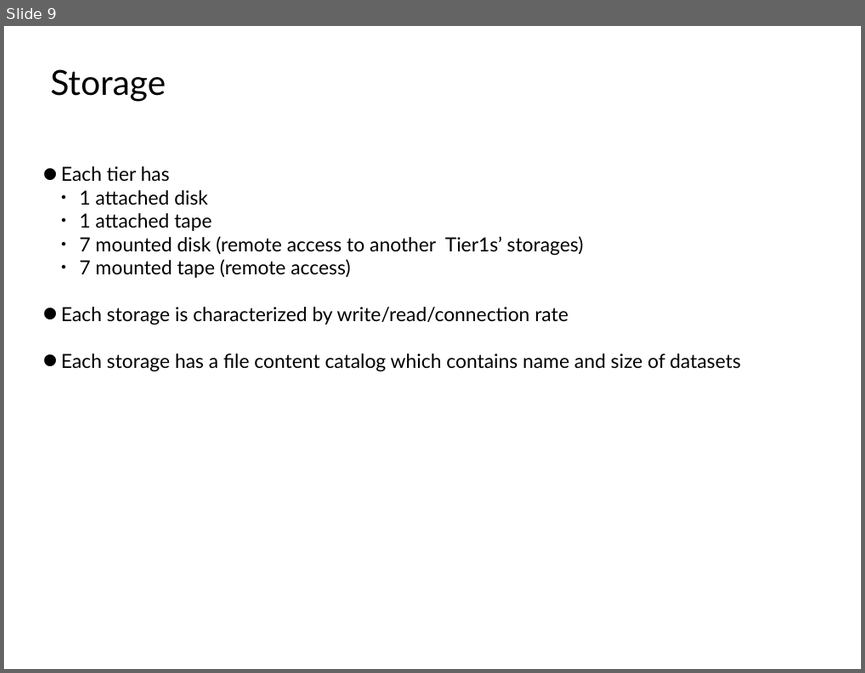
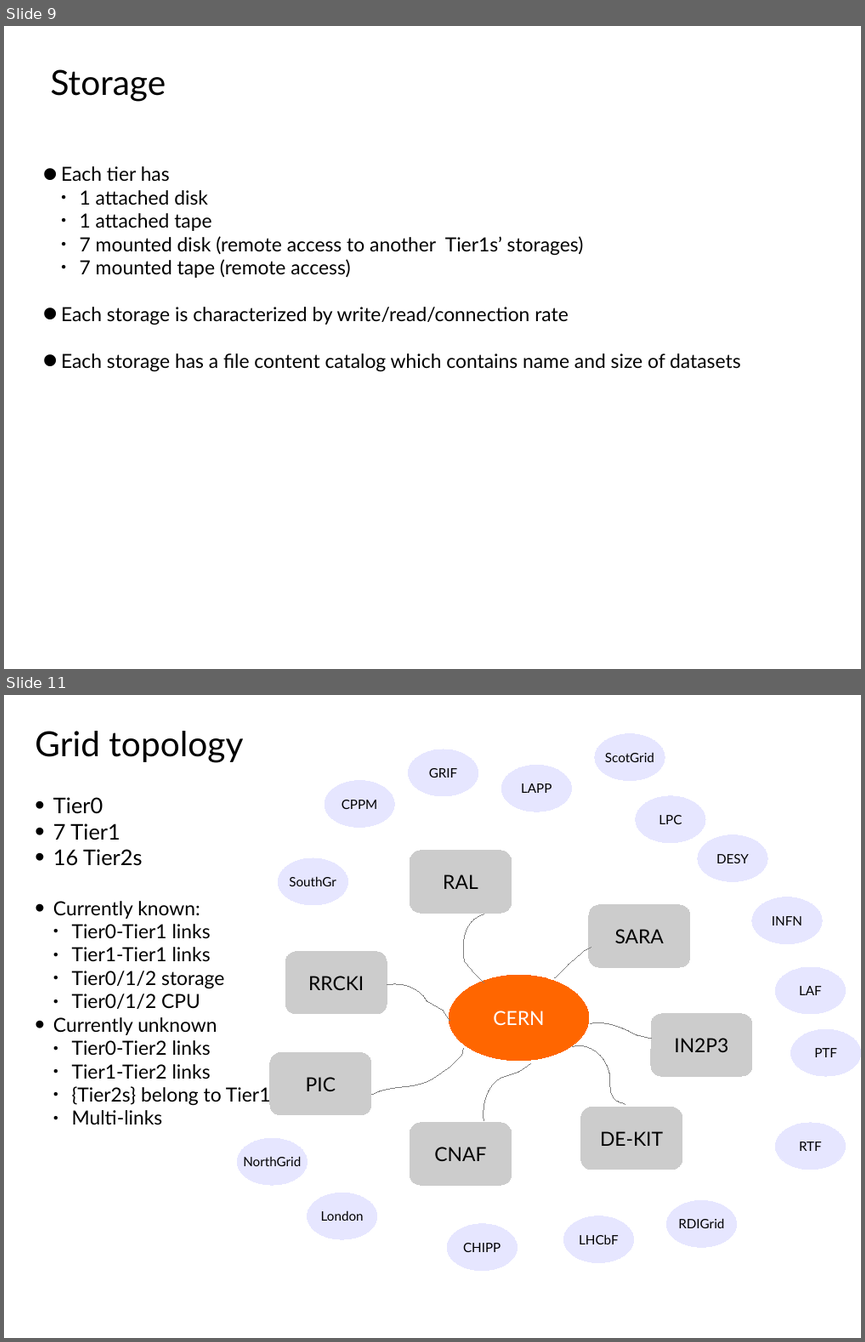
Before and after one commit to skygrid/grid_simulation, a slide deck: Results/work.odp. Shown one above the other, each under a label of ours: slide 9 before the commit, slides 9 and 11 after it; the slides between them are not shown. The pictures are 865x673 and 865x1342 pixels, drawn with LibreOffice and Linux fonts; fonts in the diff are those of the drawing. Boxes give left, top, right and bottom in pixels: in the first picture for what was removed or moved away, otherwise in the second. Text is boxed around its words. In the diff, an @@ line names an element or a change of style, - is before the commit and + after.

```diff
--- a/Results/work.odp
+++ b/Results/work.odp
@@ slide 11 added at <box>4,695,861,1338</box>, background #FFFFFF @@
@@ text added at <box>35,731,243,763</box>, 32 pt, text #000000 @@
+Grid topology
@@ ellipse added at <box>595,734,664,781</box>, fill #E6E6FF, outline #E6E6FF 0 pt, 12 pt, text #000000 @@
+ScotGrid
@@ ellipse added at <box>409,749,478,796</box>, fill #E6E6FF, outline #E6E6FF 0 pt, 12 pt, text #000000 @@
+GRIF
@@ ellipse added at <box>501,765,572,811</box>, fill #E6E6FF, outline #E6E6FF 0 pt, 12 pt, text #000000 @@
+LAPP
@@ ellipse added at <box>324,781,394,827</box>, fill #E6E6FF, outline #E6E6FF 0 pt, 12 pt, text #000000 @@
+CPPM
@@ ellipse added at <box>636,796,705,843</box>, fill #E6E6FF, outline #E6E6FF 0 pt, 12 pt, text #000000 @@
+LPC
@@ text added at <box>53,797,271,1124</box>, 18 pt, text #000000 @@
+• Tier0
+• 7 Tier1
+• 16 Tier2s
+• Currently known:
+  ● Tier0-Tier1 links
+  ● Tier1-Tier1 links
+  ● Tier0/1/2 storage
+  ● Tier0/1/2 CPU
+• Currently unknown
+  ● Tier0-Tier2 links
+  ● Tier1-Tier2 links
+  ● {Tier2s} belong to Tier1
+  ● Multi-links
@@ ellipse added at <box>698,835,767,882</box>, fill #E6E6FF, outline #E6E6FF 0 pt, 12 pt, text #000000 @@
+DESY
@@ ellipse added at <box>278,858,347,905</box>, fill #E6E6FF, outline #E6E6FF 0 pt, 12 pt, text #000000 @@
+SouthGr
@@ rounded rectangle added at <box>409,851,511,913</box>, fill #CCCCCC, outline #CCCCCC 0 pt, 18 pt, text #000000 @@
+RAL
@@ ellipse added at <box>752,897,822,944</box>, fill #E6E6FF, outline #E6E6FF 0 pt, 12 pt, text #000000 @@
+INFN
@@ freeform shape added at <box>464,914,483,982</box>, outline #808080 0 pt @@
@@ rounded rectangle added at <box>589,905,690,967</box>, fill #CCCCCC, outline #CCCCCC 0 pt, 18 pt, text #000000 @@
+SARA
@@ freeform shape added at <box>555,947,591,978</box>, outline #808080 0 pt @@
@@ rounded rectangle added at <box>285,952,386,1014</box>, fill #CCCCCC, outline #CCCCCC 0 pt, 18 pt, text #000000 @@
+RRCKI
@@ ellipse added at <box>449,975,589,1061</box>, fill #FF6600, outline #FF6600 0 pt, 18 pt, text #FFFFFF @@
+CERN
@@ ellipse added at <box>775,967,846,1014</box>, fill #E6E6FF, outline #E6E6FF 0 pt, 12 pt, text #000000 @@
+LAF
@@ freeform shape added at <box>387,984,450,1020</box>, outline #808080 0 pt @@
@@ freeform shape added at <box>590,1023,652,1038</box>, outline #808080 0 pt @@
@@ rounded rectangle added at <box>651,1014,752,1076</box>, fill #CCCCCC, outline #CCCCCC 0 pt, 18 pt, text #000000 @@
+IN2P3
@@ freeform shape added at <box>372,1049,463,1095</box>, outline #808080 0 pt @@
@@ freeform shape added at <box>574,1046,625,1105</box>, outline #808080 0 pt @@
@@ ellipse added at <box>791,1029,861,1076</box>, fill #E6E6FF, outline #E6E6FF 0 pt, 12 pt, text #000000 @@
+PTF
@@ rounded rectangle added at <box>270,1053,371,1115</box>, fill #CCCCCC, outline #CCCCCC 0 pt, 18 pt, text #000000 @@
+PIC
@@ freeform shape added at <box>483,1064,531,1120</box>, outline #808080 0 pt @@
@@ rounded rectangle added at <box>409,1123,511,1185</box>, fill #CCCCCC, outline #CCCCCC 0 pt, 18 pt, text #000000 @@
+CNAF
@@ rounded rectangle added at <box>581,1107,682,1169</box>, fill #CCCCCC, outline #CCCCCC 0 pt, 18 pt, text #000000 @@
+DE-KIT
@@ ellipse added at <box>775,1123,846,1169</box>, fill #E6E6FF, outline #E6E6FF 0 pt, 12 pt, text #000000 @@
+RTF
@@ ellipse added at <box>237,1138,307,1185</box>, fill #E6E6FF, outline #E6E6FF 0 pt, 12 pt, text #000000 @@
+NorthGrid
@@ ellipse added at <box>307,1192,377,1239</box>, fill #E6E6FF, outline #E6E6FF 0 pt, 12 pt, text #000000 @@
+London
@@ ellipse added at <box>666,1201,737,1247</box>, fill #E6E6FF, outline #E6E6FF 0 pt, 12 pt, text #000000 @@
+RDIGrid
@@ ellipse added at <box>447,1224,517,1270</box>, fill #E6E6FF, outline #E6E6FF 0 pt, 12 pt, text #000000 @@
+CHIPP
@@ ellipse added at <box>564,1216,634,1263</box>, fill #E6E6FF, outline #E6E6FF 0 pt, 12 pt, text #000000 @@
+LHCbF
```
Also in this commit, not shown: 2 slides changed, 1 other slide added, 4 other files.
